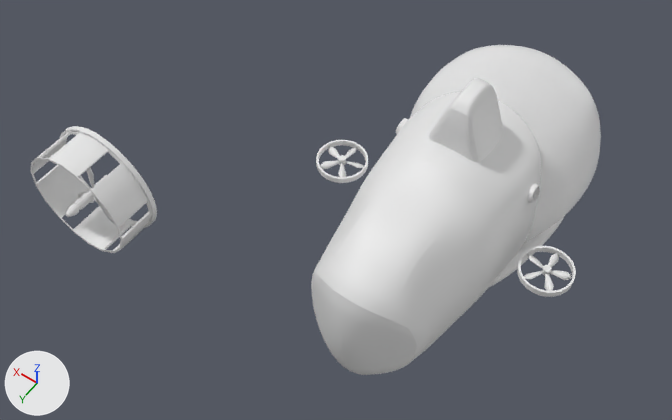
One commit to the Blender file Assets/blend files/diver.blend: the scene before it, then after it.
Before and after are seen from a camera (50 mm lens) standing at (-4.8, 11.31, 16.43) and looking at (1.83, 2.03, 1.85). The axes (+X, +Y, +Z) are drawn at lower left. The lights are the same throughout.
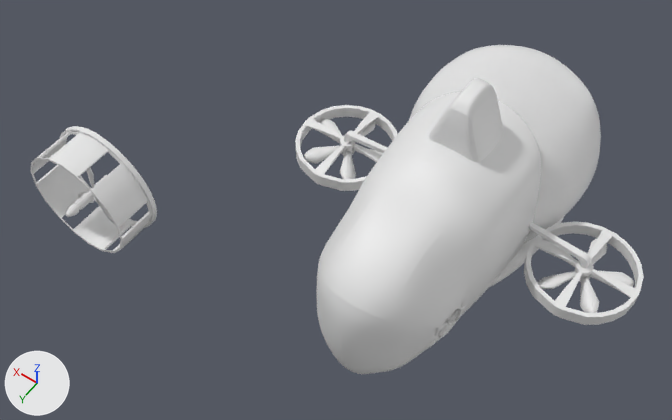
ob_empty_002 is not drawn itself; it is used by a modifier of ob_plane_002.

Boxes [x1, y1, x2, y2] around the edits, measured in the pictures (672 x 420 px):
'Cube.004-col', reshaped: before [311, 78, 564, 375]; after [317, 78, 564, 374]
'Circle', reshaped, moved, rescaled (34% wider, 40% taller): before [316, 140, 576, 297]; after [295, 105, 644, 325]
'Plane.002', reshaped, moved, rescaled (31% wider, 34% taller): before [320, 147, 571, 291]; after [304, 119, 634, 313]
'Cube.013', added: after [344, 130, 591, 269]
'Plane.003', now drawn: after [437, 309, 459, 337]
'propeller pole.002', now drawn: after [444, 319, 452, 326]
part 1 of me_cube_006, built on: before [311, 176, 483, 372]; after [317, 175, 483, 370]
part 2 of me_cube_006, deleted: before [521, 175, 540, 216]
part 3 of me_cube_006, deleted: before [396, 118, 409, 134]
part 4 of me_circle, built on: before [318, 140, 576, 297]; after [298, 106, 644, 325]
part 5 of me_circle, shading changed: before [316, 140, 576, 297]; after [295, 105, 643, 325]

Edits to the bpy script that builds the scene:
```text
Change me_cube_006:
    used by ob_cube_004_col; location = (0.0, -1.39, 2.08); scale = (2.38, 2.38, 2.38)
    remove me_cube_006.from_pydata(...)  # 809 vertices, 810 faces; spans x -0.7..0.7, y -0.79..2.45, z -0.87..1.23
    add me_cube_006.from_pydata(...)  # 835 vertices, 850 faces, 1 loose edge; spans x -0.7..0.7, y -0.79..2.45, z -0.87..1.23
    me_cube_006 part 1: 42 vertices moved from x -0.51..0.51, y 1.66..2.38, z -0.68..0.67 to x -0.53..0.53, y 1.59..2.38, z -0.69..0.67; 10 vertices removed from x -0.59..0.59, y 1.67..2.03, z -0.35..0.19; 108 vertices added at x -0.6..0.6, y 1.61..2.06, z -0.35..0.2
    me_cube_006 part 2: 36 vertices removed from x -0.65..-0.5, y 0.64..0.79, z 0.3..0.47
    me_cube_006 part 3: 36 vertices removed from x 0.5..0.65, y 0.64..0.79, z 0.3..0.47
Change me_circle:
    used by ob_circle; location = (2.31, 1.14, 2.24); scale = (0.527, 0.527, 0.527)
    remove me_circle.from_pydata(...)  # 452 vertices, 422 faces; spans x -1.0..1.0, y -0.99..1.0, z -0.35..0.05
    add me_circle.from_pydata(...)  # 476 vertices, 458 faces; spans x -0.99..0.99, y -0.99..1.0, z -0.35..0.05
    me_circle part 4
    4 vertices are removed from x -0.92..0.92, y -0.91..0.06, z 0.0
    28 faces are deleted
    3 vertices in x -0.98..-0.9, y -0.19..-0.17, z -0.24..0.0 move by (-0.01, 0.07, 0.0)
    3 vertices in x 0.9..0.98, y -0.19..-0.17, z -0.24..0.0 move by (0.01, 0.07, 0.0)
    16 vertices move from x -1.0..1.0, y -0.17..0.97, z -0.24..0.0 to x -0.98..0.98, y -0.11..0.99, z -0.24..0.0
    28 vertices are added at x -0.99..0.99, y -0.99..0.62, z -0.24..0.04
    64 new faces join them
    me_circle part 5: 394 kept faces spanning x -0.99..0.99, y -0.99..1.0, z -0.35..0.05 are now shaded smooth
Add me_cube_012:
    me_cube_012.from_pydata(...)  # 36 vertices, 24 faces; spans x -0.008..1.355, y -0.07..0.07, z -0.363..0.046
    me_cube_012.polygons.foreach_set('use_smooth', [True] * 24)
Change ob_plane_002:
    ob_plane_002.location: (2.31, 1.13, 2.19) -> (2.77, 0.27, 1.54)
    ob_plane_002.scale: (0.204, 0.204, 0.204) -> (0.43, 0.43, 0.43)
Change ob_empty_002:
    ob_empty_002.location: (2.307, 1.134, 2.186) -> (2.775, 0.267, 1.543)
    ob_empty_002.scale: (0.204, 0.204, 0.204) -> (0.43, 0.43, 0.43)
Change ob_circle:
    ob_circle.location: (2.31, 1.14, 2.24) -> (2.78, 0.28, 1.66)
    ob_circle.scale: (0.527, 0.527, 0.527) -> (1.11, 1.11, 1.11)
Add ob_cube_013:
    ob_cube_013 = bpy.data.objects.new('Cube.013', me_cube_012)
    ob_cube_013.location = (1.48, 0.27, 2.05)
    _m = ob_cube_013.modifiers.new('Mirror', 'MIRROR')
    _m.mirror_object = ob_cube_004_col
```
